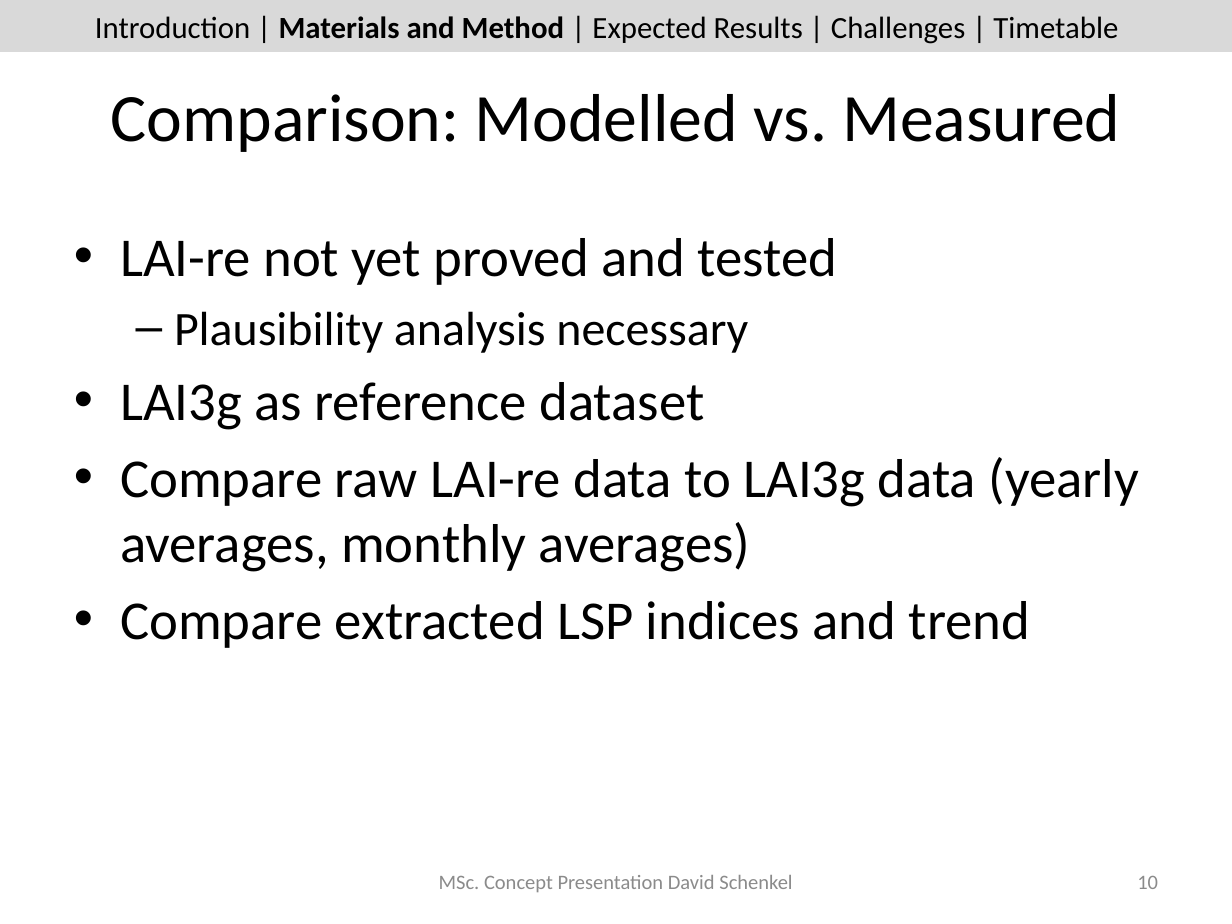
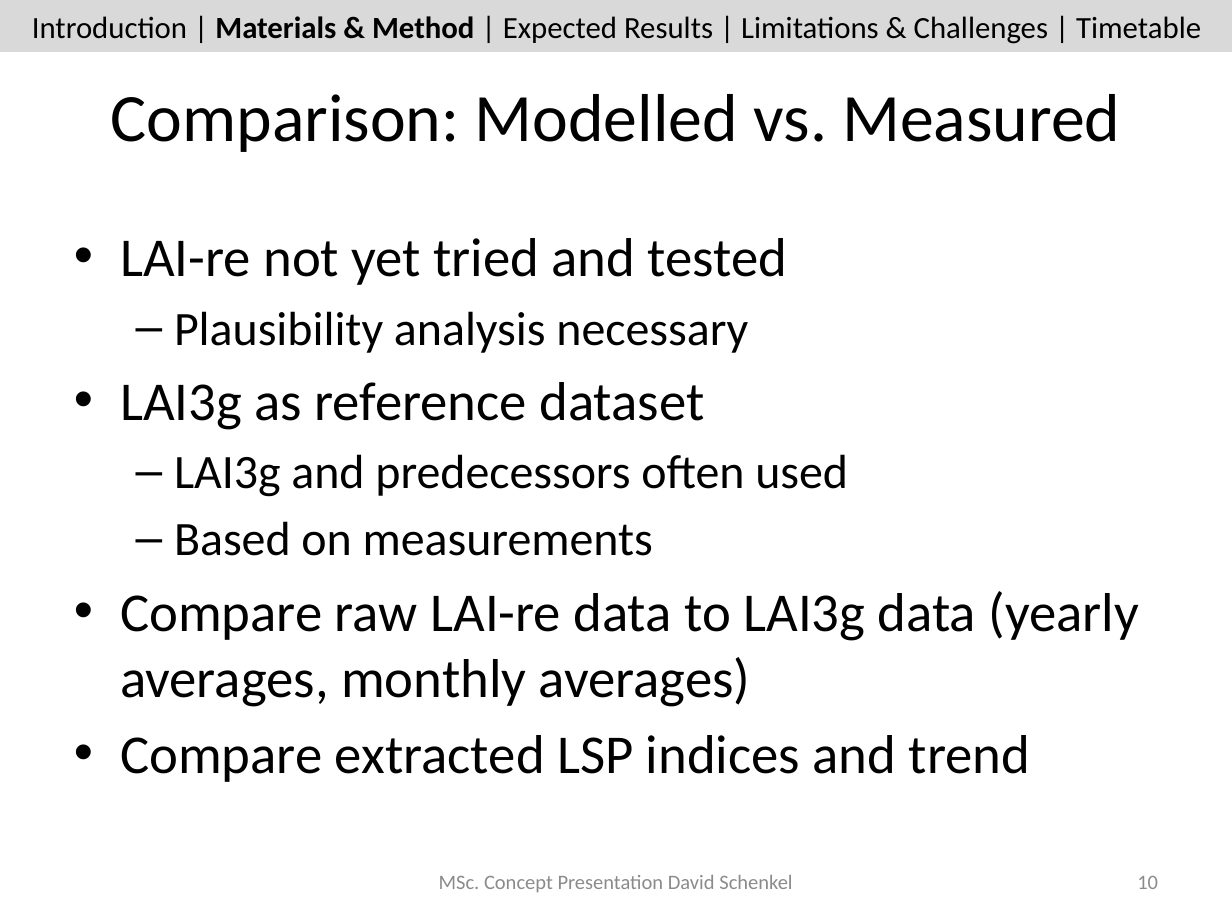
Before and after one commit to dschenkel/geo511, a slide deck: slide 10 of concept_presentation.pptx. Drawn at 1232x924 pixels with LibreOffice and Linux fonts; fonts in the diff are those of the drawing. Boxes give left, top, right and bottom in pixels: in the first picture for what was removed or moved away, otherwise in the second. Text is boxed around its words. In the diff, an @@ line names an element or a change of style, - is before the commit and + after.

```diff
--- a/concept_presentation.pptx
+++ b/concept_presentation.pptx
@@ text at (32, 16, 1201, 44): text changed @@
-Introduction | Materials and Method | Expected Results | Challenges | Timetable
+Introduction | Materials & Method | Expected Results | Limitations & Challenges | Timetable
@@ text at (120, 238, 788, 285): text changed @@
-• LAI-re not yet proved and tested
+• LAI-re not yet tried and tested
@@ text at (174, 454, 848, 556): paragraphs added @@
+  – LAI3g and predecessors often used
+  – Based on measurements
```
Also in this commit, not shown: 18 other slides changed, 1 slide added, 2 other files.
